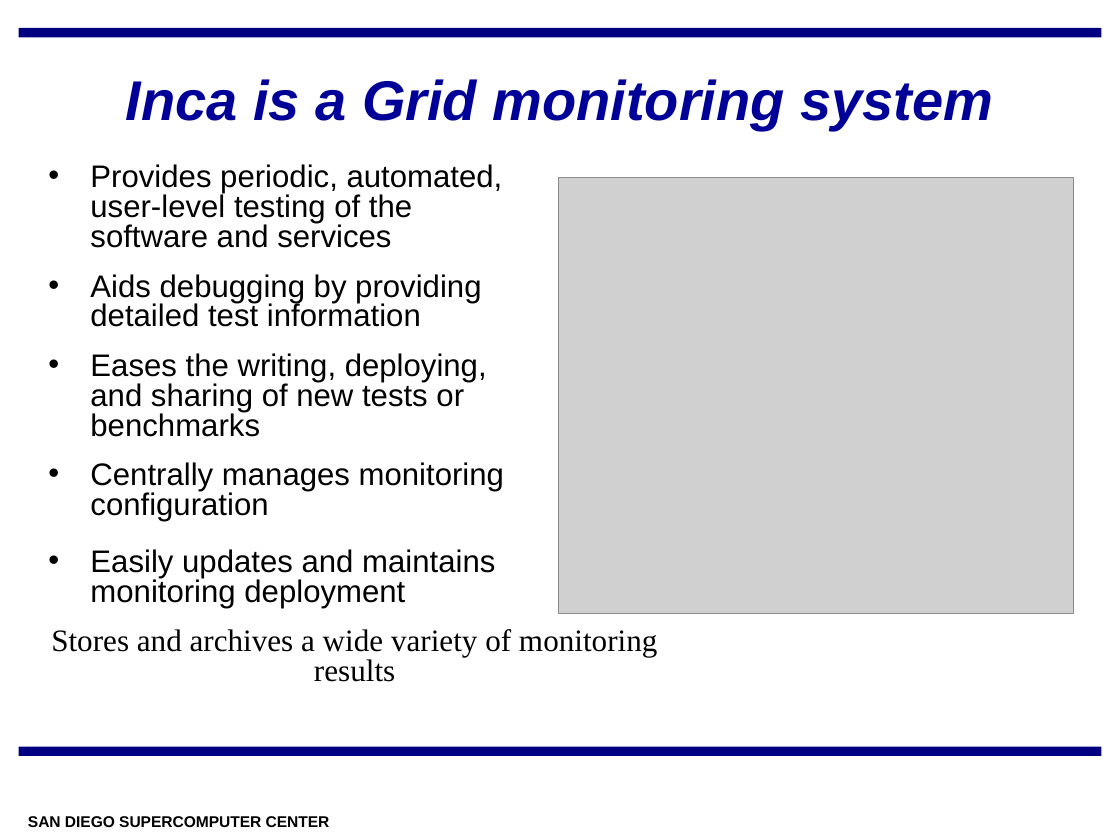
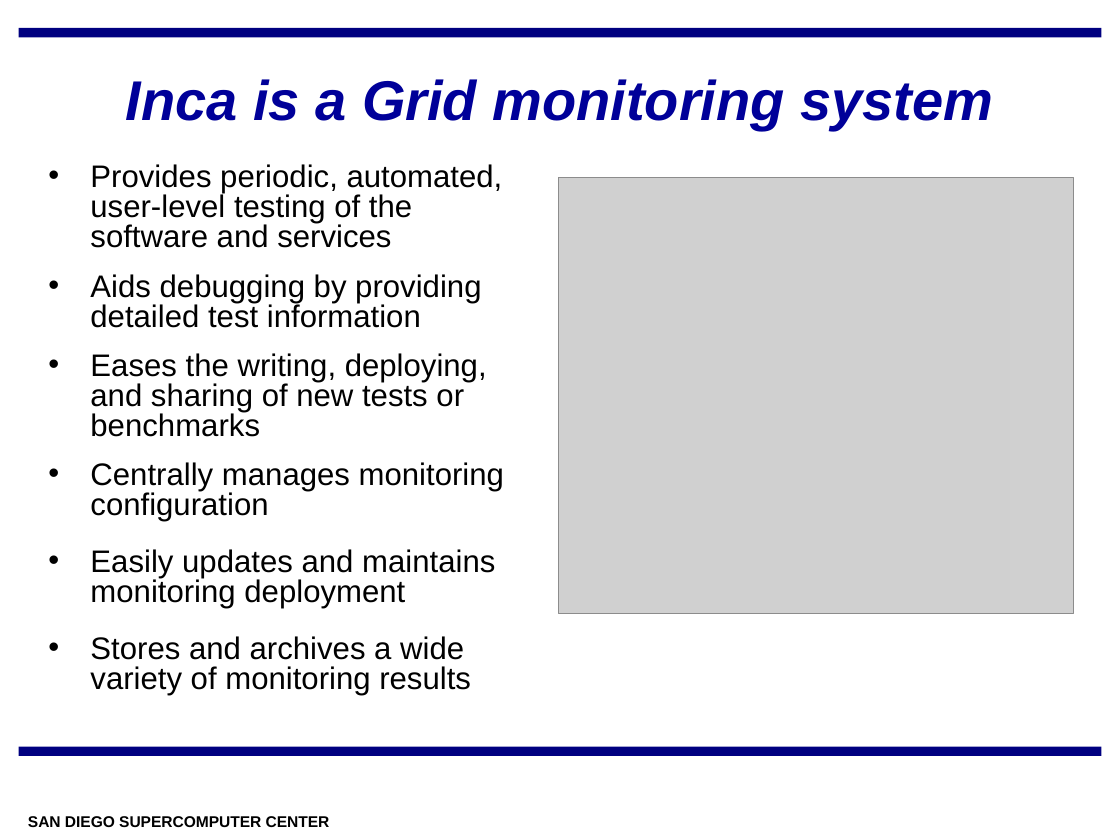
Before and after one commit to IncaProject/inca-xsede, a slide deck: slide 2 of talks/inca-nsf_02-08.ppt. Drawn at 1120x840 pixels with LibreOffice and Linux fonts; fonts in the diff are those of the drawing; grey boxes stand for pictures; background and template pictures are left out. Boxes give left, top, right and bottom in pixels: in the first picture for what was removed or moved away, otherwise in the second. Text is boxed around its words. In the diff, an @@ line names an element or a change of style, - is before the commit and + after.

```diff
--- a/talks/inca-nsf_02-08.ppt
+++ b/talks/inca-nsf_02-08.ppt
@@ text removed at <box>51,629,657,682</box> @@
-Stores and archives a wide variety of monitoring results
@@ text at <box>90,636,471,695</box>: paragraph added @@
+• Stores and archives a wide variety of monitoring results
```
Also in this commit, not shown: 1 other slide changed.
